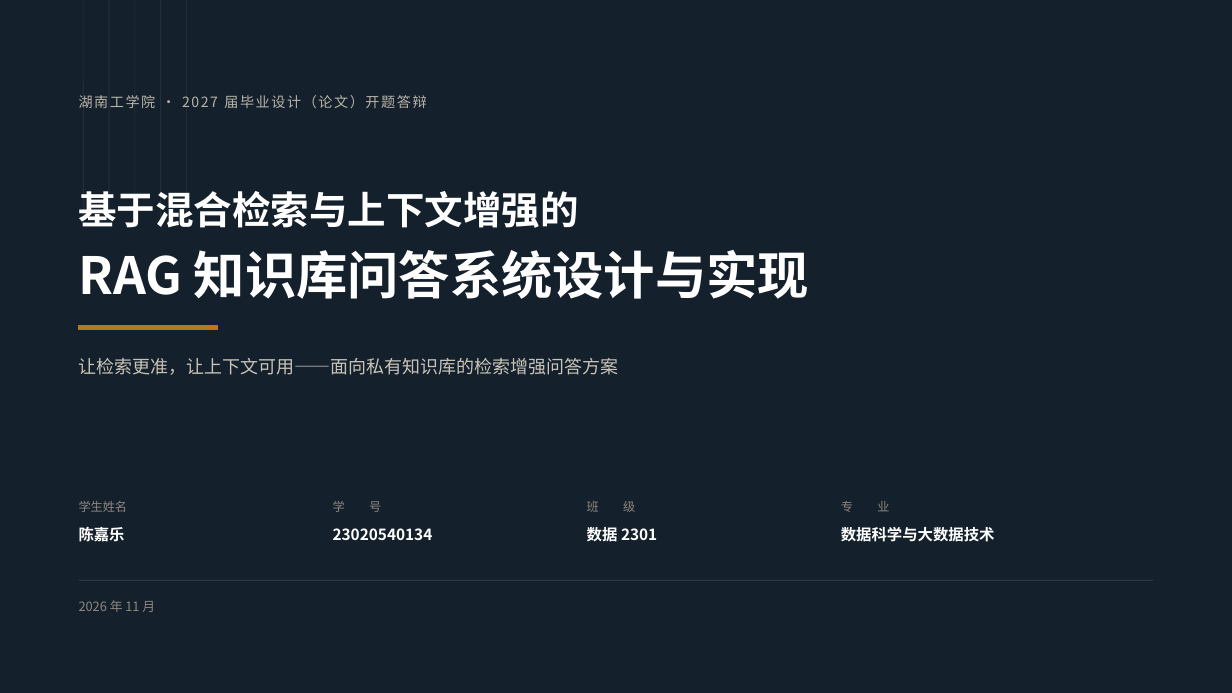
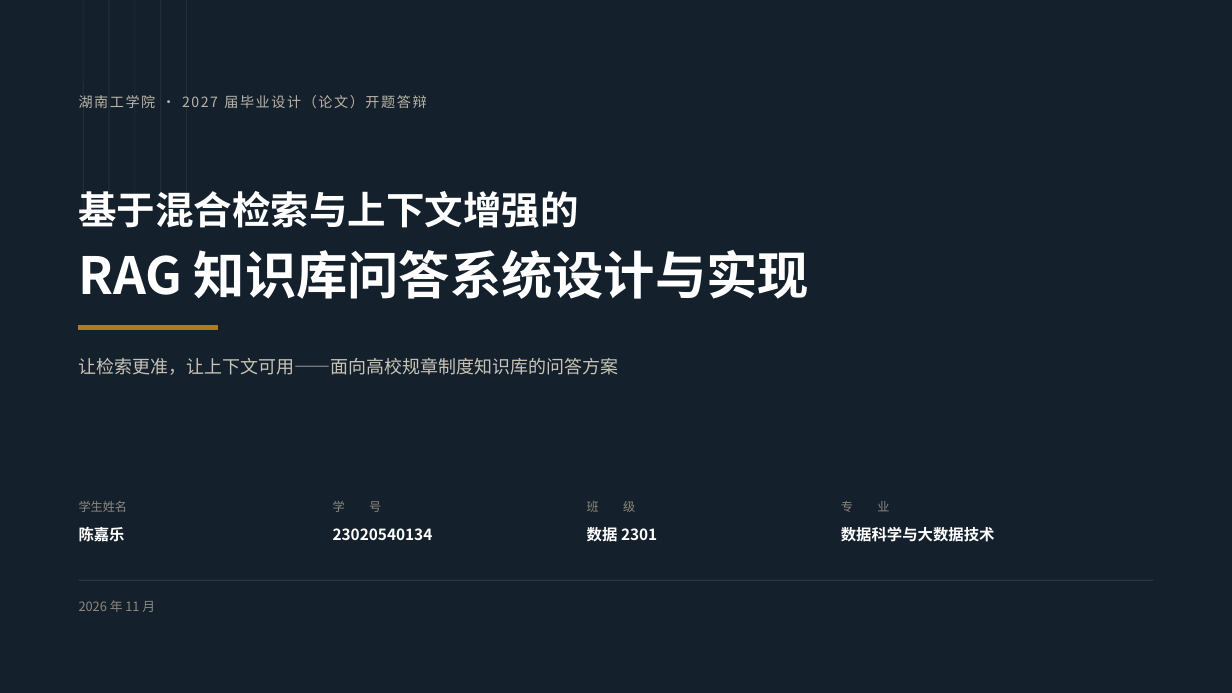
Before and after one commit to CJLOdyssey/ragbase, a slide deck: slide 1 of 开题答辩PPT_陈嘉乐.pptx. Drawn at 1232x693 pixels with LibreOffice and Linux fonts; fonts in the diff are those of the drawing. Boxes give left, top, right and bottom in pixels: in the first picture for what was removed or moved away, otherwise in the second. Text is boxed around its words. In the diff, an @@ line names an element or a change of style, - is before the commit and + after.

```diff
--- a/开题答辩PPT_陈嘉乐.pptx
+++ b/开题答辩PPT_陈嘉乐.pptx
@@ text at [79,358,619,375]: text changed @@
-让检索更准，让上下文可用——面向私有知识库的检索增强问答方案
+让检索更准，让上下文可用——面向高校规章制度知识库的问答方案
```
Also in this commit, not shown: 2 other slides changed, 5 other files.
